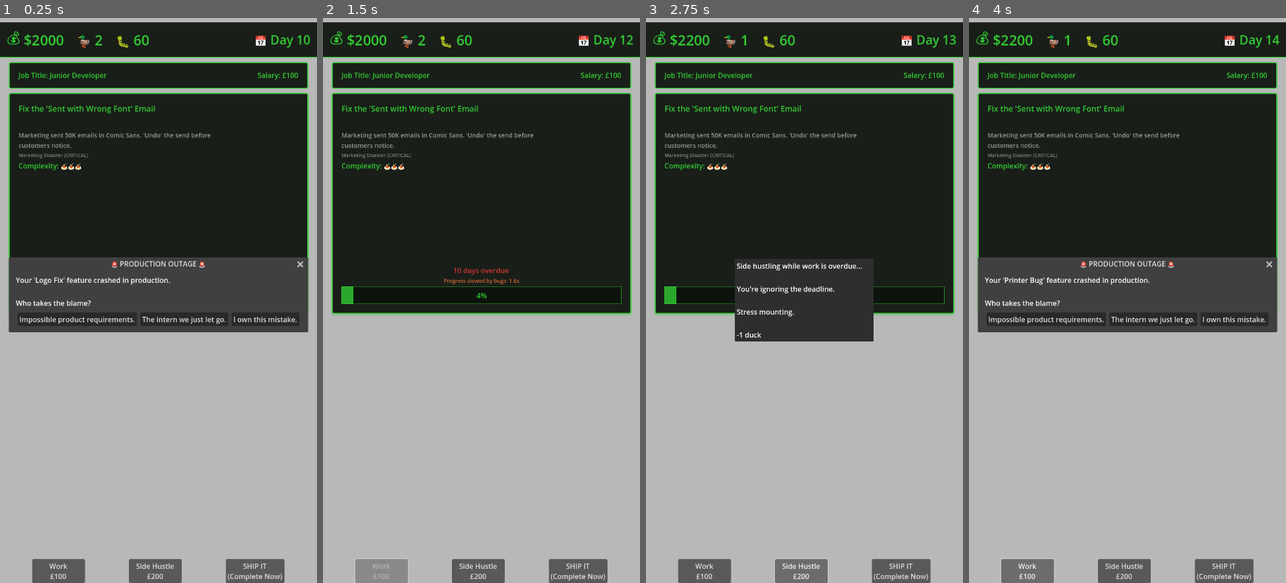
Above: before the commit, frames 1-4 (left to right).
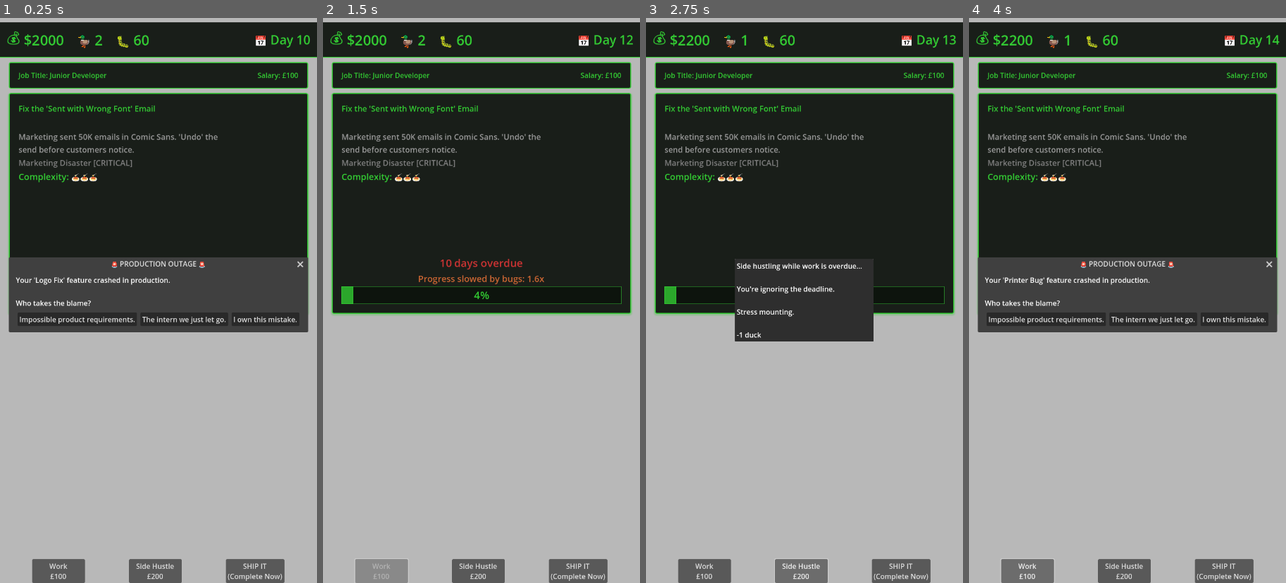
Above: after the commit, the same moments.

Repository: lmchoi/alt-f-this
Game: Godot game, scene res://scenes/game_ui.tscn
Two runs of this game, one before a commit and one after it. Both use one fixed random seed, a clock stepped at 60 frames per second and the inputs below.
Inputs:
- Up to frame 1 (0.25 s): no input
- Up to frame 2 (1.5 s): click "The intern we just let go." at 0.5 s; click "Work £100" at 1.25 s
- Up to frame 3 (2.75 s): click "Side Hustle £200" at 2 s
- Up to frame 4 (4 s): click "SHIP IT (Complete Now)" at 2.75 s; click "Work £100" at 3.5 s

The runs differ from the first frame. In frame 1, 1.2% of the frame differs, in the area x 5-69%, y 20-30%; in frame 2, 1.7%, in the area x 5-70%, y 20-50%; in frame 3, 1.2%; in frame 4, 1.2%.

Commit message:
Add font size constants for easy hierarchy adjustments
🤖 Generated with [Claude Code](https://claude.com/claude-code)

Co-Authored-By: Claude <noreply@anthropic.com>

Diff:
--- a/scenes/task_panel.gd
+++ b/scenes/task_panel.gd
@@ -1,4 +1,9 @@
 extends PanelContainer
+
+# Font size hierarchy - adjust these to change UI scale
+const FONT_SIZE_CRITICAL = 24  # Progress percentage, deadline
+const FONT_SIZE_GAMEPLAY = 20  # Complexity, categories, bug impact
+const FONT_SIZE_STANDARD = 18  # Title, description, flavor, indicators
 
 @onready var task_label := $"%TaskLabel"
 @onready var description_label := $"%DescriptionLabel"
@@ -11,6 +16,16 @@
 @onready var ship_it_indicator := $"%ShipItIndicator"
 
 func _ready():
+	# Apply font size hierarchy
+	task_label.add_theme_font_size_override("font_size", FONT_SIZE_STANDARD)
+	description_label.add_theme_font_size_override("font_size", FONT_SIZE_STANDARD)
+	flavor_label.add_theme_font_size_override("font_size", FONT_SIZE_STANDARD)
+	complexity_label.add_theme_font_size_override("font_size", FONT_SIZE_GAMEPLAY)
+	deadline_label.add_theme_font_size_override("font_size", FONT_SIZE_CRITICAL)
+	bug_impact_label.add_theme_font_size_override("font_size", FONT_SIZE_GAMEPLAY)
+	ship_it_indicator.add_theme_font_size_override("font_size", FONT_SIZE_STANDARD)
+	progress_bar.add_theme_font_size_override("font_size", FONT_SIZE_CRITICAL)
+
 	GameManager.current_task_updated.connect(_on_current_task_updated)
 	GameManager.next_day.connect(_on_next_day)
 	GameManager.task_progress_changed.connect(_update_progress)
